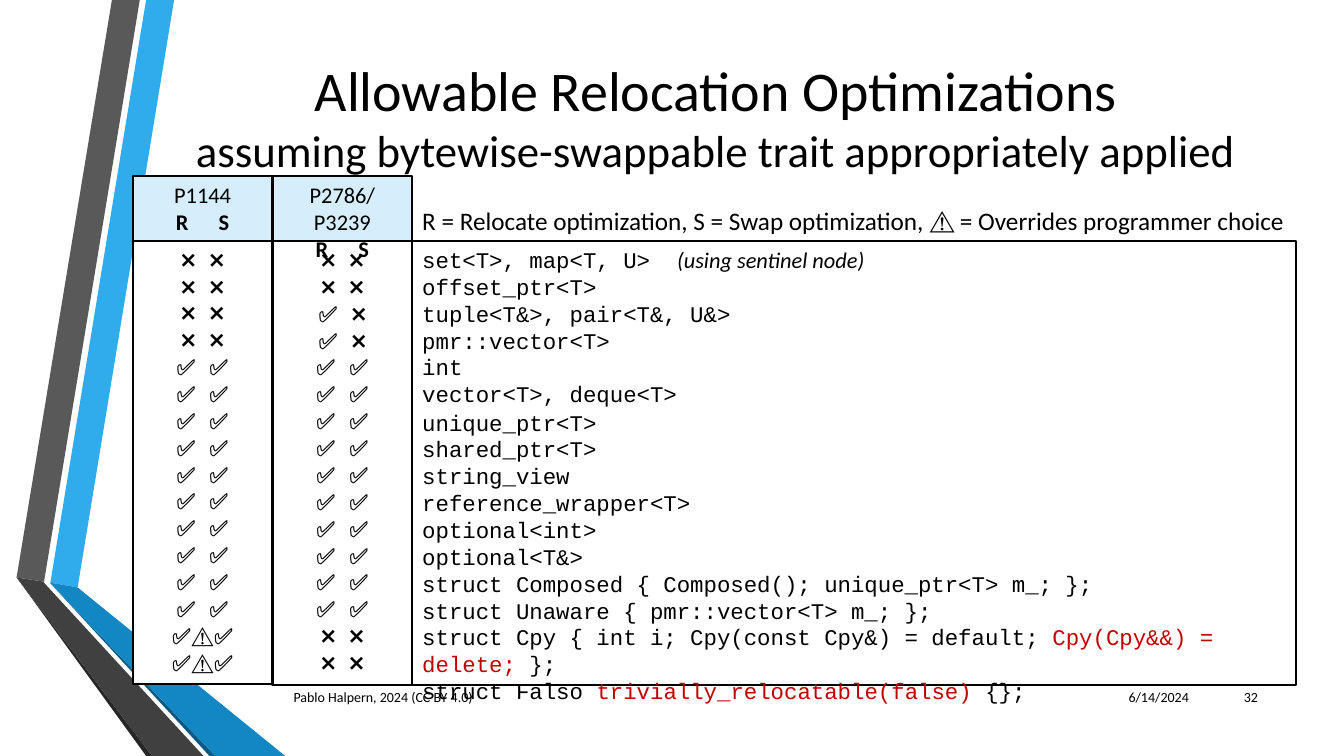
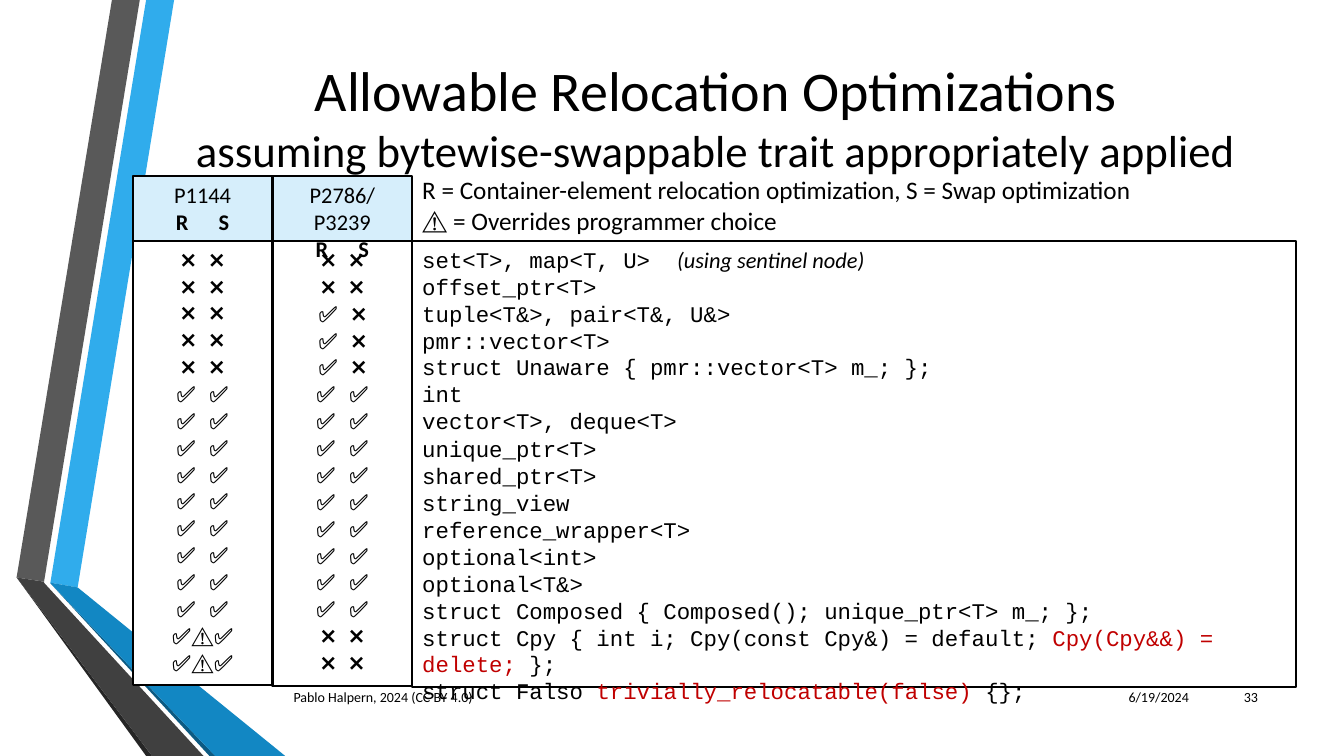
Before and after one commit to phalpern/WG21-halpern, a slide deck: slide 33 of relocate/Trivial Relocation - St. Louis 06-2024.pptx (slide 32 before the commit). Drawn at 1344x756 pixels with LibreOffice and Linux fonts; fonts in the diff are those of the drawing; background and template pictures are left out. Boxes give left, top, right and bottom in pixels: in the first picture for what was removed or moved away, otherwise in the second. Text is boxed around its words. In the diff, an @@ line names an element or a change of style, - is before the commit and + after.

Commit message:
Improved relocate swap of tied tuples example

```diff
--- a/relocate/Trivial Relocation - St. Louis 06-2024.pptx
+++ b/relocate/Trivial Relocation - St. Louis 06-2024.pptx
@@ text at (422,181,1130,235): text changed @@
-R = Relocate optimization, S = Swap optimization, ⚠️ = Overrides programmer choice
+R = Container-element relocation optimization, S = Swap optimization
+⚠️ = Overrides programmer choice
@@ text in rectangle at (133,241,273,686): paragraph added @@
+❌ ❌
@@ text in rectangle at (133,241,273,686): paragraph removed @@
-✅ ✅
@@ text in rectangle at (272,241,412,686): paragraph added @@
+✅ ❌
@@ text in rectangle at (272,241,412,686): paragraph removed @@
-✅ ✅
@@ text in rectangle at (422,360,891,380): paragraph added @@
+struct Unaware { pmr::vector<T> m_; };
@@ text in rectangle at (422,604,891,624): paragraph removed @@
-struct Unaware { pmr::vector<T> m_; };
@@ text at (1129,692,1189,703): text changed @@
-6/14/2024
+6/19/2024
@@ page number at (1244,693,1258,702): text changed @@
-32
+33
```
Also in this commit, not shown: 43 other slides changed, 1 slide added, 1 other file.
